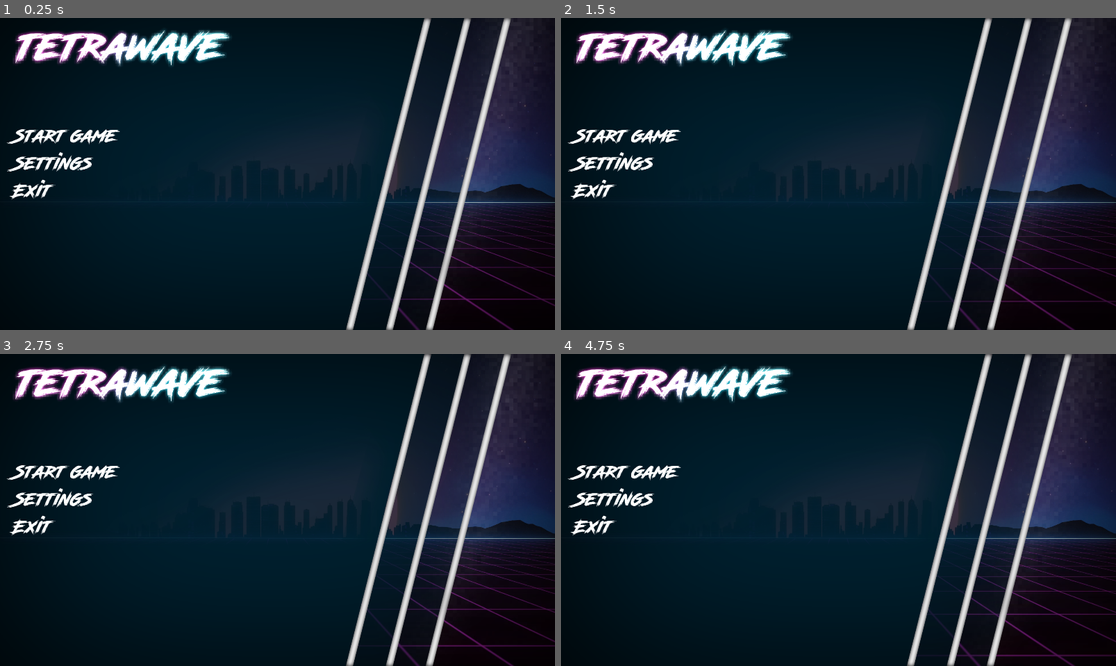
Above: before the commit, frames 1-4 (two rows, left to right).
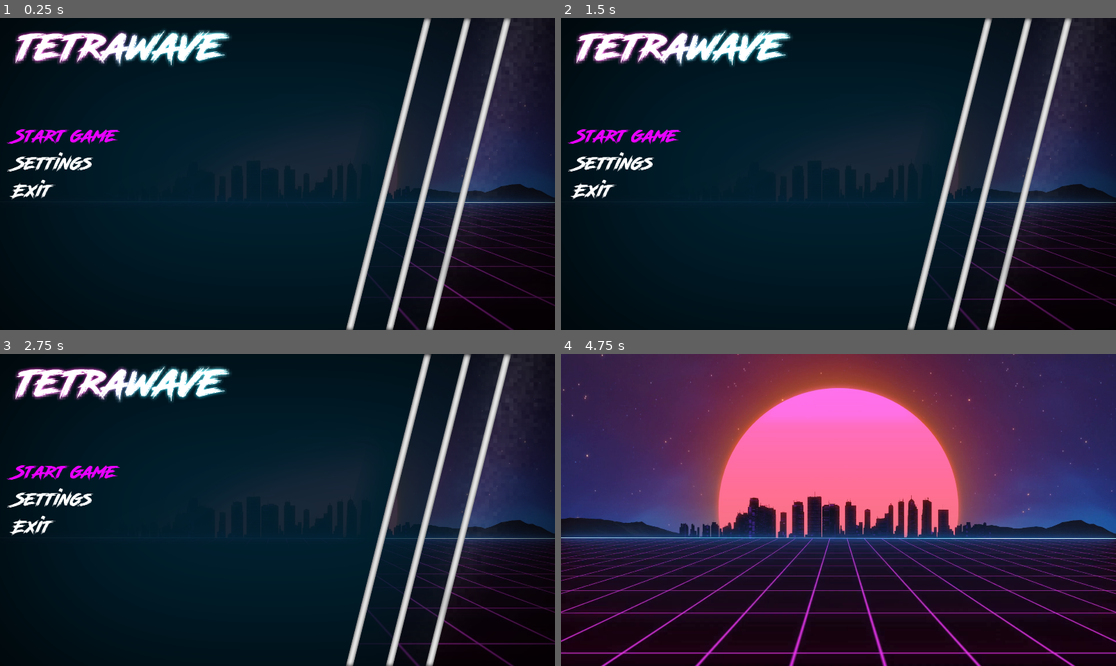
Above: after the commit, the same moments.

Repository: Cydeamon/BlockWave
Game: Godot game, scene res://Main.tscn
Same seed, same stepped clock (60 frames per second), same inputs: the game is played once before the commit and once after it.
Inputs:
- Up to frame 1 (0.25 s): no input
- Up to frame 2 (1.5 s): no input
- Up to frame 3 (2.75 s): no input
- Up to frame 4 (4.75 s): tap Enter at 2.75 s

The runs differ from the first frame. In frame 1, 0.8% of the frame differs, in the area x 1-100%, y 35-91%; in frame 2, 0.8%; in frame 3, 1.0%; in frame 4, 76%, in the area x 0-100%, y 0-100%.

Commit message:
Menu fixes

Diff:
--- a/Main.tscn
+++ b/Main.tscn
@@ -42,7 +42,7 @@
 [node name="bg_animation" type="AnimatedSprite" parent="."]
 position = Vector2( 960, 540 )
 frames = SubResource( 1 )
-frame = 18
+frame = 3
 playing = true
 
 [node name="Menu" type="Node2D" parent="."]
@@ -70,7 +70,11 @@
 margin_bottom = 757.5
 rect_clip_content = false
 theme = ExtResource( 1 )
+custom_colors/font_color_selected = Color( 0.921569, 0, 1, 1 )
+custom_colors/font_color = Color( 1, 1, 1, 1 )
 items = [ "Start game", null, false, "Settings", null, false, "Exit", null, false ]
 allow_reselect = true
 
+[node name="Game" type="Node2D" parent="."]
+
 [connection signal="item_activated" from="Menu/menu_options" to="." method="_on_menu_options_item_activated"]
--- a/src/Main.gd
+++ b/src/Main.gd
@@ -1,7 +1,8 @@
 extends Node2D
 
 func _ready():
-	pass # Replace with function body.
+	init_menu()
+
 
 func _on_menu_options_item_activated(index:int):
 	print("Selected: " + $Menu/menu_options.get_item_text(index))
@@ -14,5 +15,12 @@
 	elif itemText == "Exit":
 		get_tree().quit()
 
+
+func init_menu():
+	$Menu.visible = true
+	$Menu/menu_options.select(0)
+	$Menu/menu_options.grab_focus()
+
+
 func start_game():
 	$Menu.visible = false
